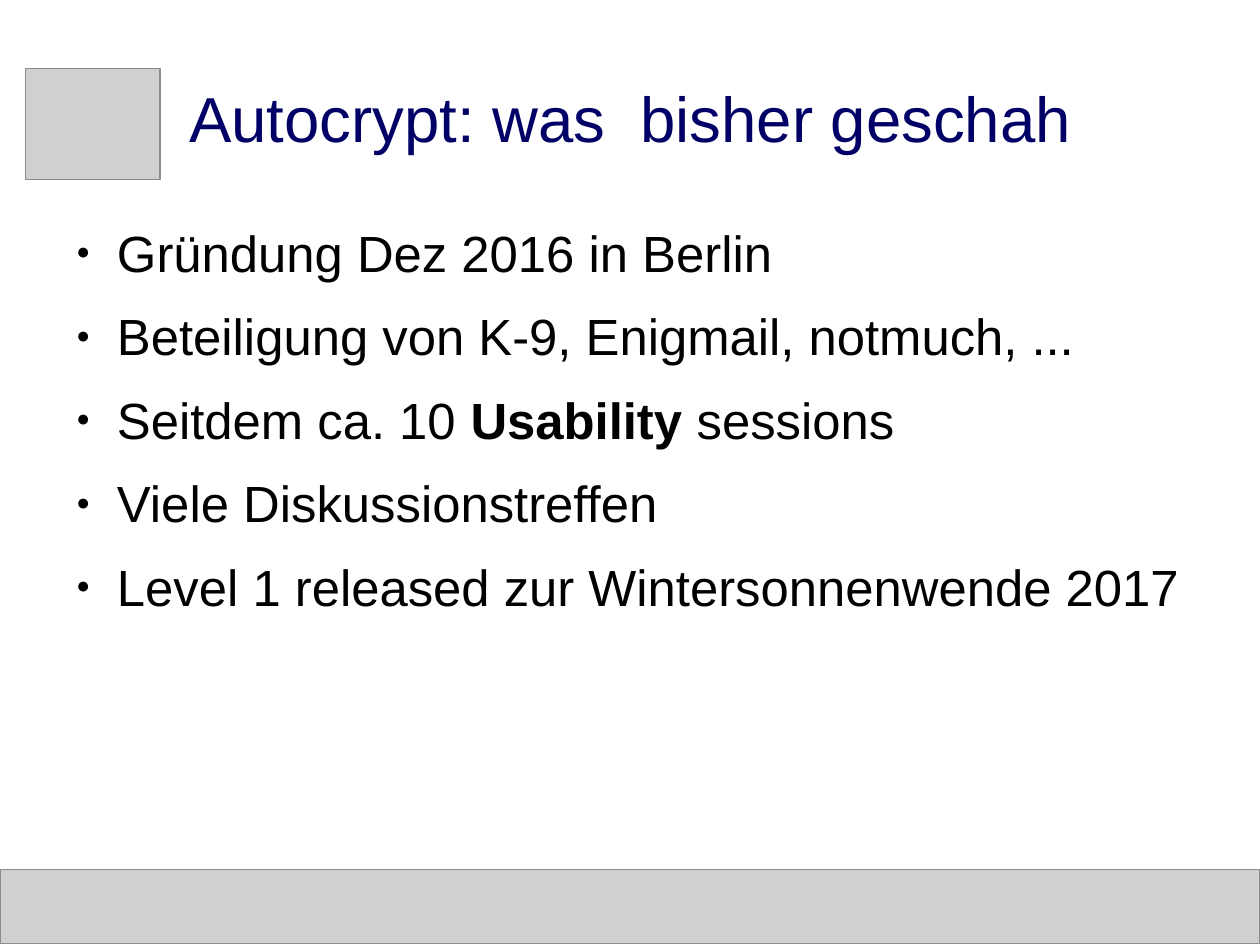
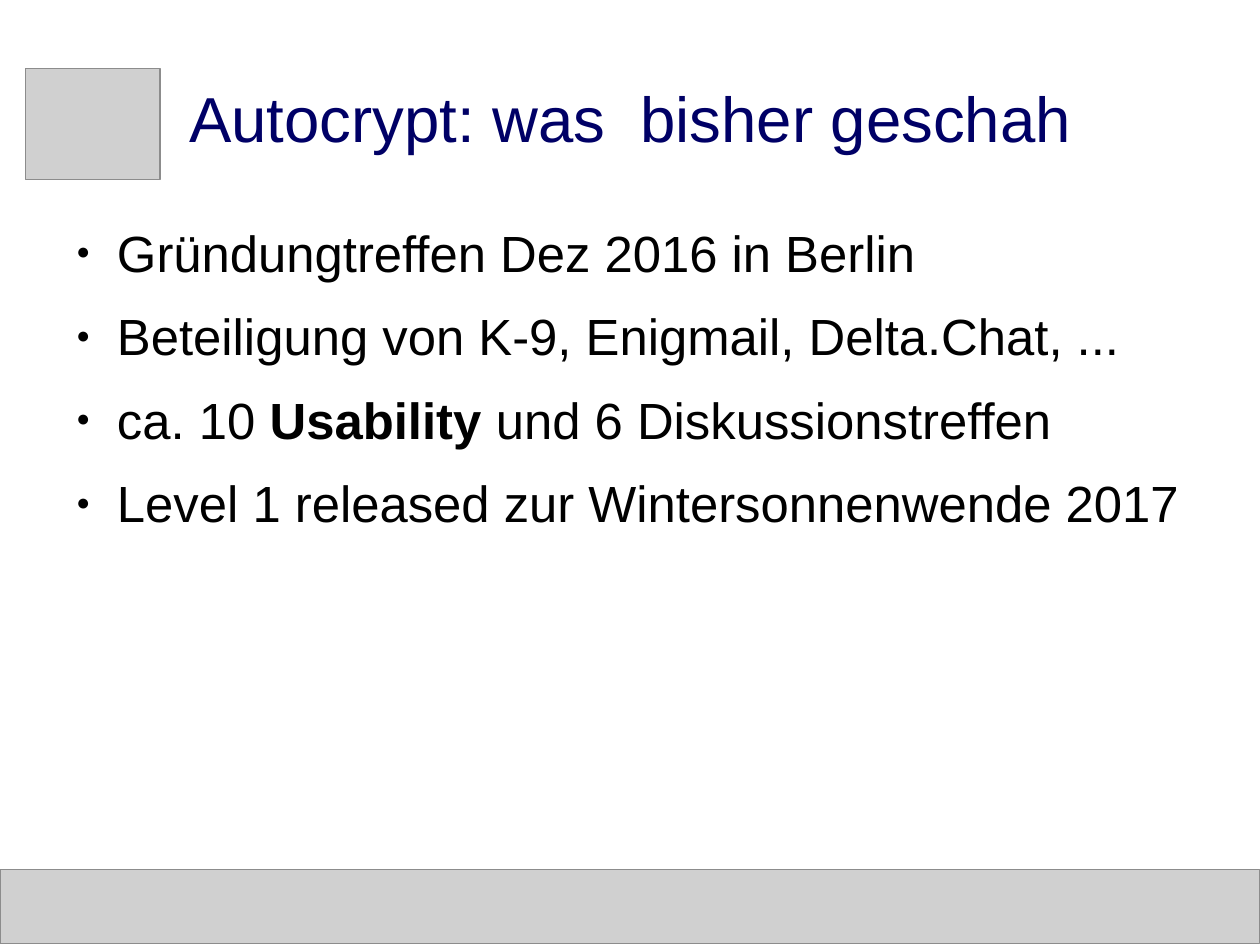
Before and after one commit to deltachat/playground, a slide deck: slide 2 of talks/dud-2018-autocrypt.odp. Drawn at 1260x946 pixels with LibreOffice and Linux fonts; fonts in the diff are those of the drawing; grey boxes stand for pictures. Boxes give left, top, right and bottom in pixels: in the first picture for what was removed or moved away, otherwise in the second. Text is boxed around its words. In the diff, an @@ line names an element or a change of style, - is before the commit and + after.

```diff
--- a/talks/dud-2018-autocrypt.odp
+++ b/talks/dud-2018-autocrypt.odp
@@ text at box(117, 235, 1063, 449): text changed @@
-● Gründung Dez 2016 in Berlin
-● Beteiligung von K-9, Enigmail, notmuch, ...
-● Seitdem ca. 10 Usability sessions
-● Viele Diskussionstreffen
+● Gründungtreffen Dez 2016 in Berlin
+● Beteiligung von K-9, Enigmail, Delta.Chat, ...
+● ca. 10 Usability und 6 Diskussionstreffen
```
Also in this commit, not shown: 6 other slides changed, 1 slide removed.
